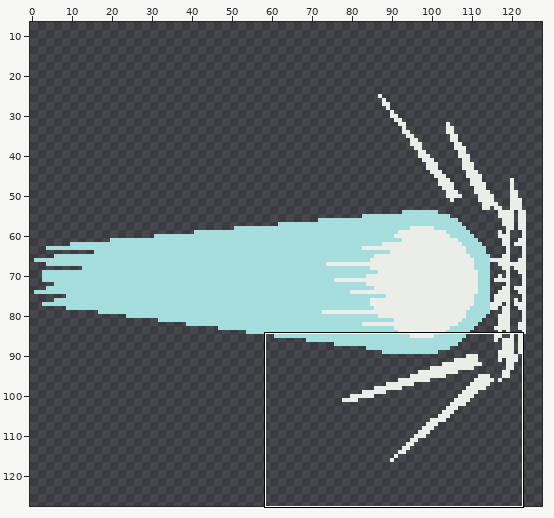
Pixel-art file -- Assets/Comet/Comet.aseprite. Above: a wide view before the commit, with the close-up outlined.
Close-up. Old version:
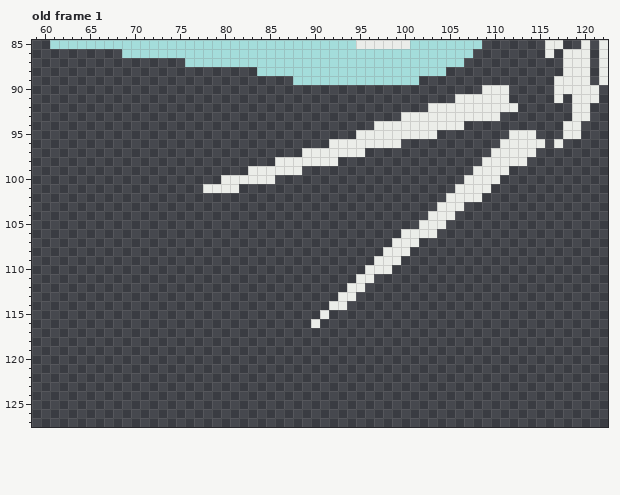
128x128 pixels, 1 frame. Shown: old frame 1: x 59..122, y 85..127. The wide view leaves out empty margins. The commit also changed other frames or places, which this record leaves out.
Once edited:
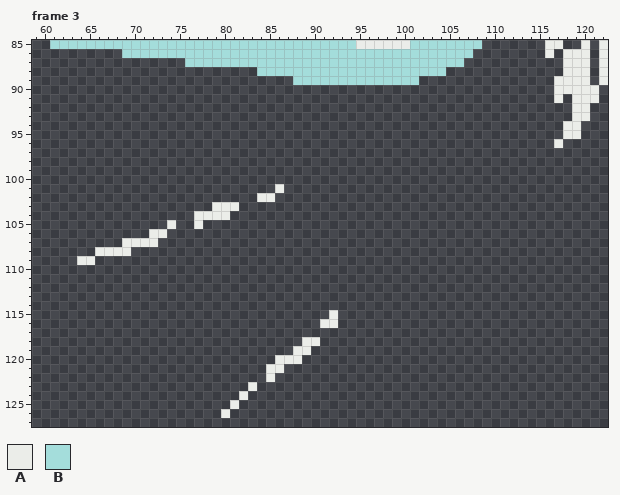
Palette (. is transparent): A #ebede9  B #a4dddb
A new or re-ordered frame is compared with the old frame closest to it.
Log entry: Animate Comets
The edit:
frames 1 -> 4
layer "Lines" now shown
Frame 3 is new; against old frame 1, layers "Circle", "Lines":
The author put colour A in row 101 at x 86; in row 102 at x 84 to 85; in row 103 at x 79 to 81; in row 104 at x 77 to 80; in row 105 at x 74 and 77; in row 106 at x 72 to 73.
The author put colour A in row 107 at x 69 to 72; in row 108 at x 66 to 69; in row 109 at x 64 to 65; in row 115 at x 92; in row 116 at x 91 to 92; in row 118 at x 89 to 90.
The author put colour A in row 119 at x 88 to 89; in row 120 at x 86 to 88; in row 121 at x 85 to 86; in row 122 at x 85; in row 123 at x 83; in row 124 at x 82.
The author put colour A in row 125 at x 81; in row 126 at x 80.
The author cleared colour A in row 90 at x 109 to 111; in row 91 at x 106 to 111; in row 92 at x 103 to 112; in row 93 at x 100 to 110; in row 94 at x 97 to 106; in row 95 at x 95 to 103 and 112 to 114.
The author cleared colour A in row 96 at x 92 to 99 and 111 to 115; in row 97 at x 89 to 95 and 110 to 114; in row 98 at x 86 to 92 and 109 to 113; in row 99 at x 83 to 88 and 108 to 111; in row 100 at x 80 to 85 and 107 to 110; in row 101 at x 78 to 81 and 106 to 109.
The author cleared colour A in row 102 at x 105 to 108; in row 103 at x 104 to 106; in row 104 at x 103 to 105; in row 105 at x 102 to 104; in row 106 at x 100 to 103; in row 107 at x 99 to 101.
The author cleared colour A in row 108 at x 98 to 100; in row 109 at x 97 to 99; in row 110 at x 96 to 98; in row 111 at x 95 to 96; in row 112 at x 94 to 95; in row 113 at x 93 to 94.
The author cleared colour A in row 114 at x 92 to 93; in row 115 at x 91; in row 116 at x 90.
